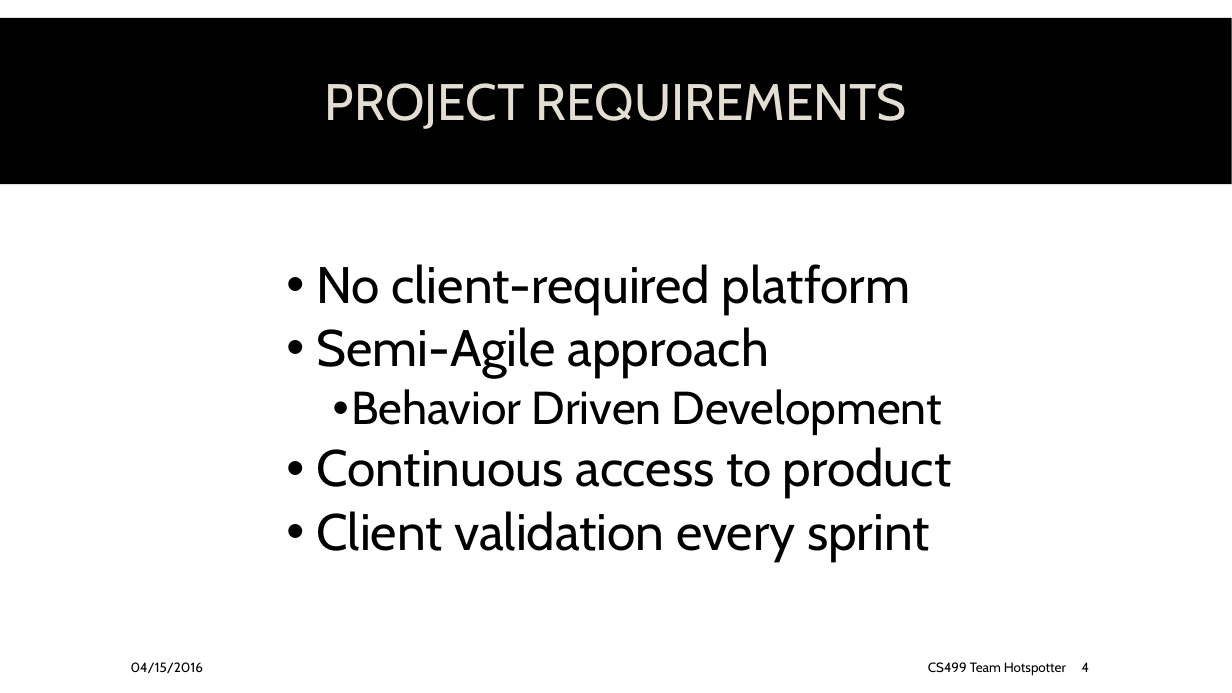
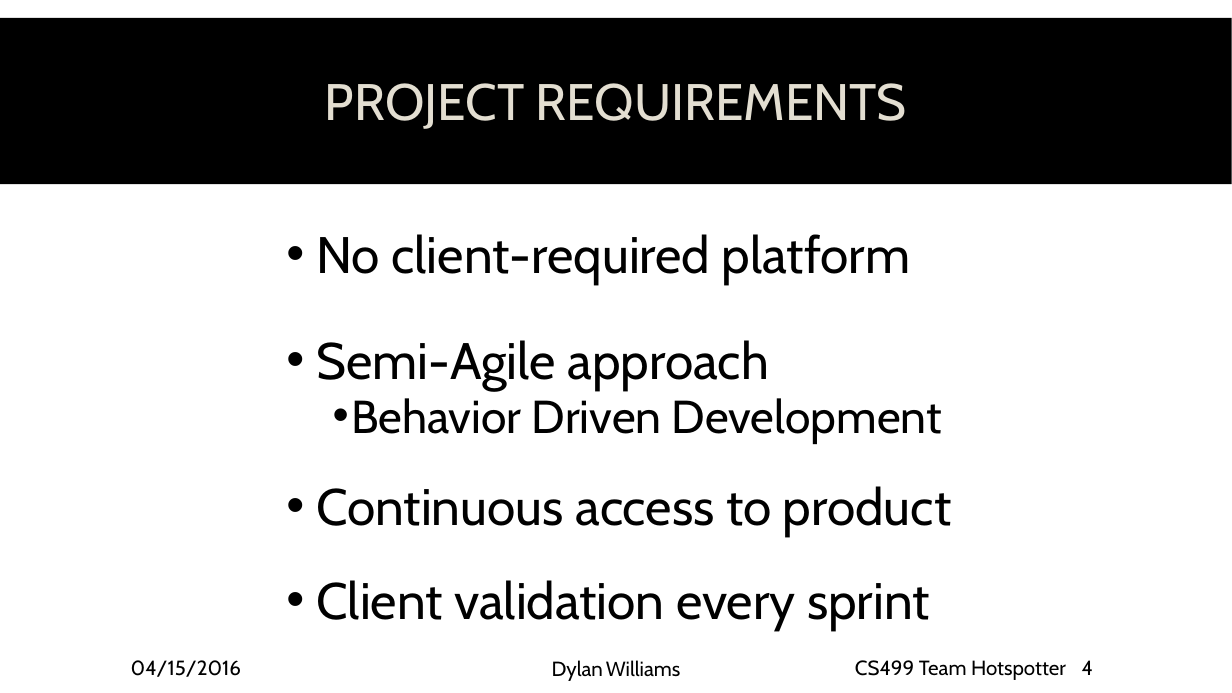
Before and after one commit to spesmit/hotspotter, a slide deck: slide 4 of Documentation/Presentations/CS499 Final Presentation.pptx. Drawn at 1232x693 pixels with LibreOffice and Linux fonts; fonts in the diff are those of the drawing; background and template pictures are left out. Boxes give left, top, right and bottom in pixels: in the first picture for what was removed or moved away, otherwise in the second. Text is boxed around its words. In the diff, an @@ line names an element or a change of style, - is before the commit and + after.

Commit message:
add names to slides and formatted everything per groups will

```diff
--- a/Documentation/Presentations/CS499 Final Presentation.pptx
+++ b/Documentation/Presentations/CS499 Final Presentation.pptx
@@ text "No client-required platform": place and size @@
-text "No client-required platform" at [316, 264, 952, 561]
+text "No client-required platform" at [316, 234, 952, 630]
@@ text "No client-required platform" at [316, 234, 952, 630]: line spacing 0.9 to 1.5; line spacing 0.9 to 1.6; line spacing 0.9 to 0.8; line spacing 0.9 to 1.4 @@
@@ size 10.5 to 16 pt in 3 elements at [131, 660, 241, 677], [855, 660, 1066, 680], [1082, 660, 1093, 675] @@
@@ text added at [552, 660, 680, 681], 16 pt, text #000000 @@
+Dylan Williams
```
Also in this commit, not shown: 12 other slides changed.
